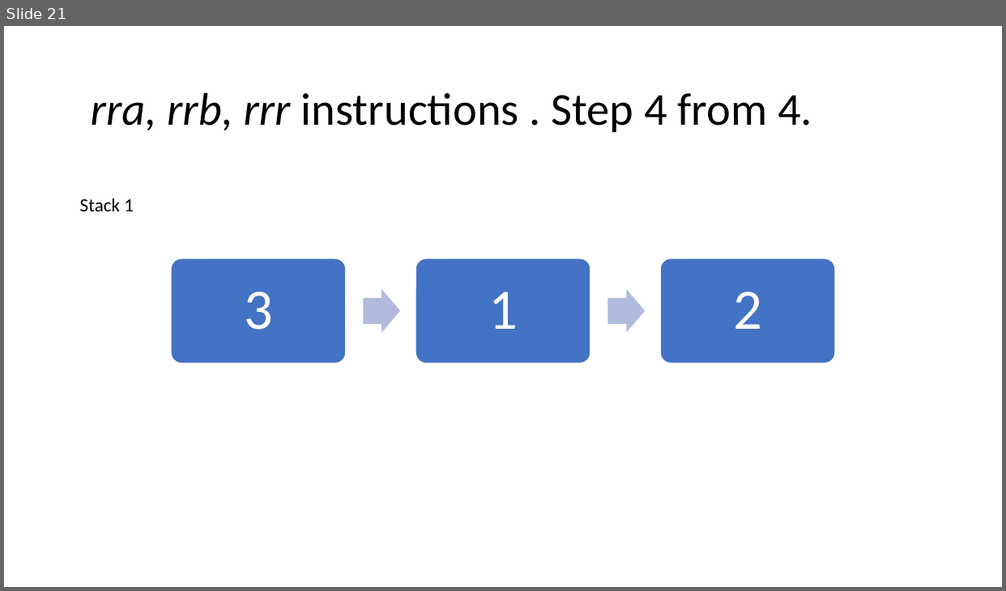
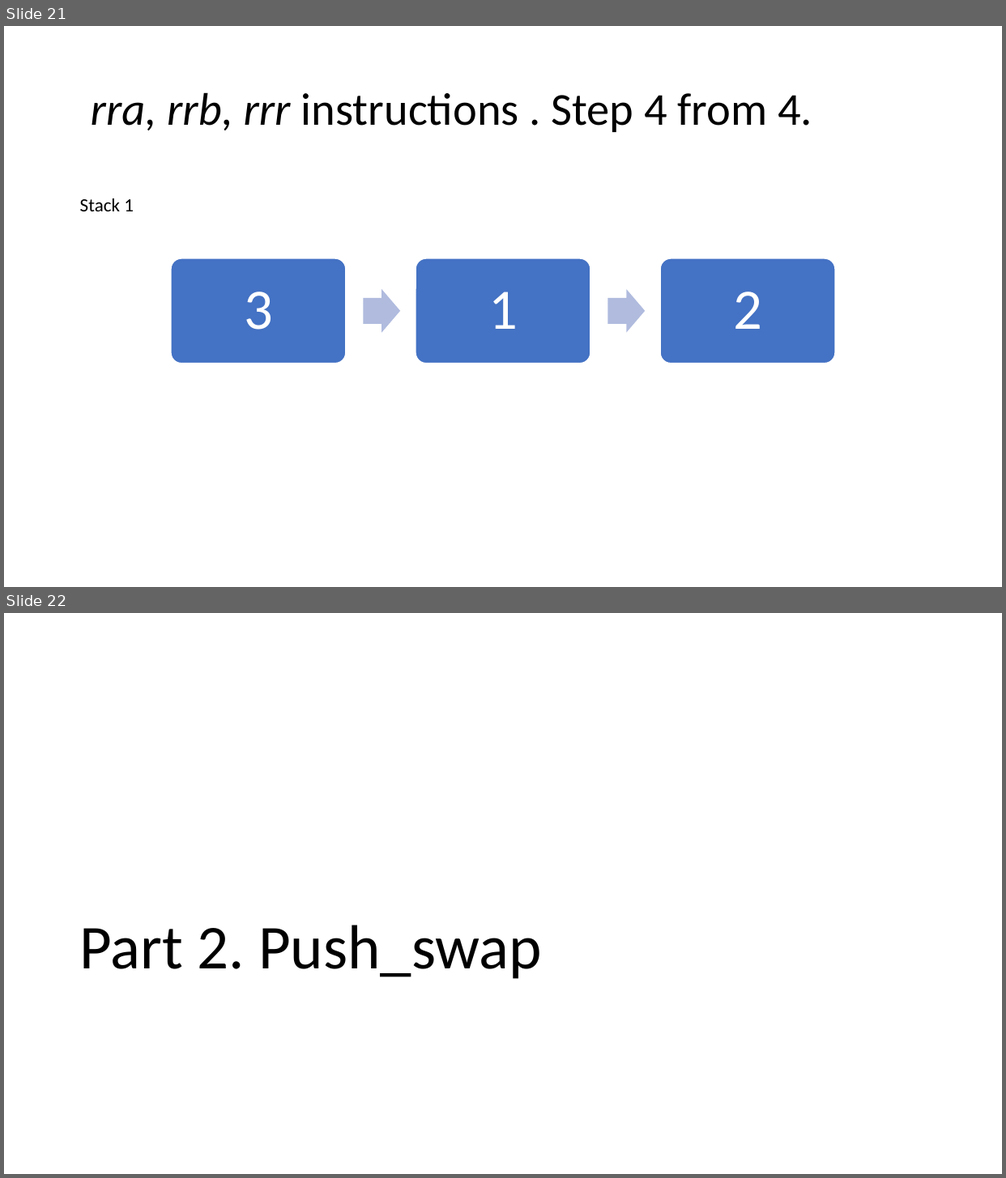
Before and after one commit to orsk-moscow/School21_push_swap, a slide deck: Push_swap.pptx. Shown one above the other, each under a label of ours: slide 21 before the commit, slides 21 and 22 after it. The pictures are 1006x591 and 1006x1178 pixels, drawn with LibreOffice and Linux fonts; fonts in the diff are those of the drawing. Boxes give left, top, right and bottom in pixels: in the first picture for what was removed or moved away, otherwise in the second. Text is boxed around its words. In the diff, an @@ line names an element or a change of style, - is before the commit and + after.

```diff
--- a/Push_swap.pptx
+++ b/Push_swap.pptx
@@ slide 22 added at (4, 613, 1002, 1174), background #FFFFFF @@
@@ title added at (79, 925, 542, 979), 60 pt, text #000000 @@
+Part 2. Push_swap
```
Also in this commit, not shown: 87 other slides added, 7 other files.
